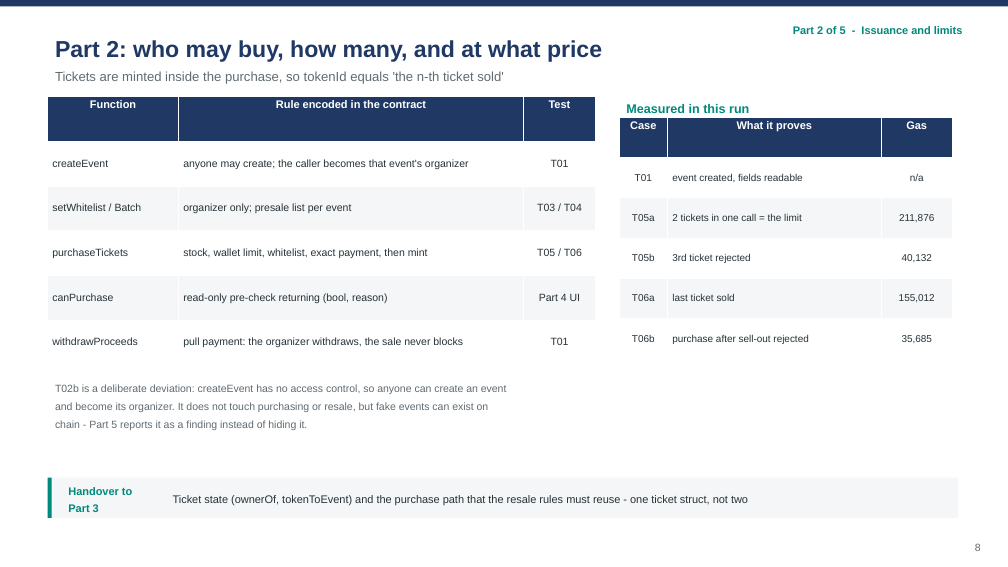
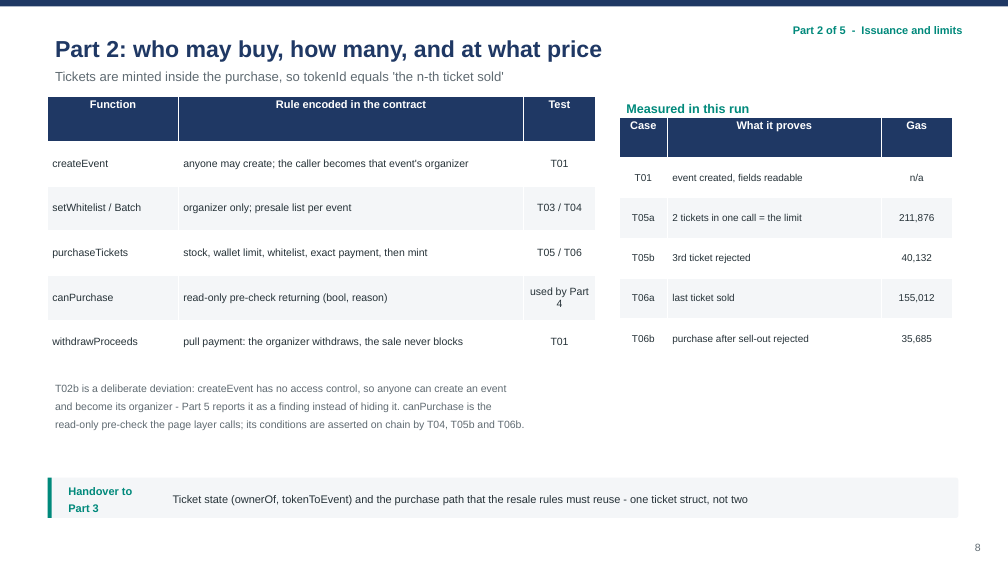
Before and after one commit to wangzai-dao/FTEC5520_AntiScalping, a slide deck: slide 8 of presentation/final_presentation.pptx. Drawn at 1008x567 pixels with LibreOffice and Linux fonts; fonts in the diff are those of the drawing. Boxes give left, top, right and bottom in pixels: in the first picture for what was removed or moved away, otherwise in the second. Text is boxed around its words. In the diff, an @@ line names an element or a change of style, - is before the commit and + after.

Commit message:
Deck review round: chart labels, two cost slides, hero screenshot, layer stack
A1  charts no longer prefix labels with Member/Part - the module is the label
    (Primary market, Anti-scalping, Check-in / QR, Front-end bypass, End-to-end),
    which keeps the deck and the report consistent with one figure.
B1  charts redrawn with larger fonts and no in-figure title (the slide title and
    the report caption carry the figure name); slide 18 split into
    'what each rule costs' (Figure 2) and 'what a refused call costs' (Figure 3),
    so each chart is now ~21 cm wide instead of 13/16 cm.
A2  slide 8: the canPurchase row no longer puts a page name in the Test column;
    the footnote explains the pre-check and names T04/T05b/T06b instead.
A3  the old 'right panel is the same call, twice' kicker is gone with the split.
B3  slide 14: one hero screenshot (Buy page, 17.6 cm) plus three small pages,
    because the previous 2x2 grid made every UI too small to read.
B4  every divider now shows the three-layer stack (Presentation / Interface /
    Contract) with this part's layer highlighted, so the architecture is visible
    without a dedicated slide.

Deck is 23 slides; report rebuilt so Figure 1-3 stay identical in both artifacts.

```diff
--- a/presentation/final_presentation.pptx
+++ b/presentation/final_presentation.pptx
@@ table at box(48, 97, 595, 364) @@
-row 5, column 3: Part 4 UI
+row 5, column 3: used by Part 4
@@ text at box(55, 402, 525, 430): text changed @@
-and become its organizer. It does not touch purchasing or resale, but fake events can exist on
-chain - Part 5 reports it as a finding instead of hiding it.
+and become its organizer - Part 5 reports it as a finding instead of hiding it. canPurchase is the
+read-only pre-check the page layer calls; its conditions are asserted on chain by T04, T05b and T06b.
```
Also in this commit, not shown: 11 other slides changed, 1 slide added, 6 other files.
